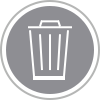
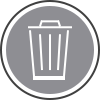
Layered file, before and after one edit (100px x 100px). Changes by layer:
painted on "Border" over [0, 0, 100, 100]
